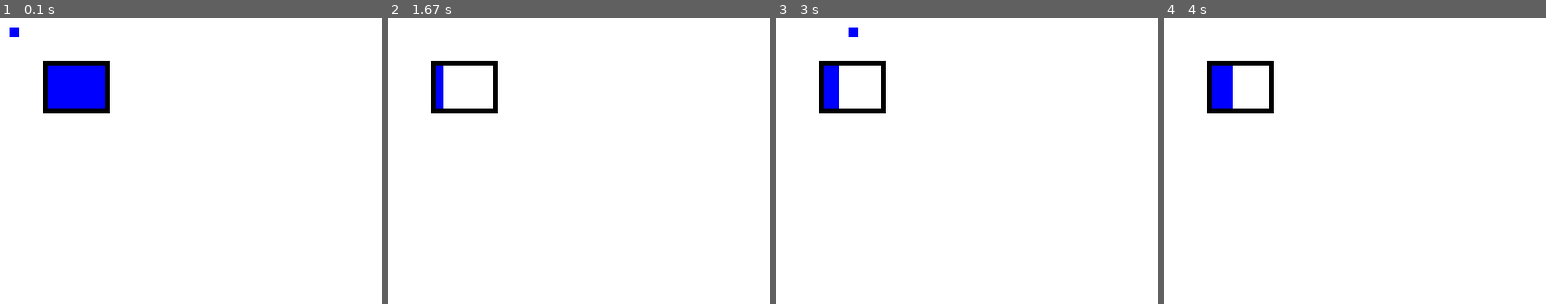
Above: before the commit, frames 1-4 (left to right).
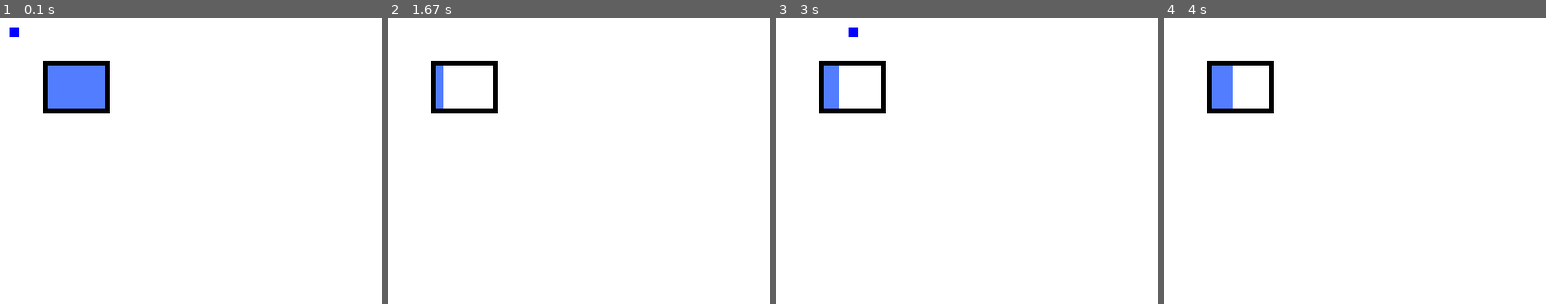
Above: after the commit, the same moments.

Repository: johannesbenjohannes/BlueSquer
Game: pygame game, started from main.py
Two runs of this game, one before a commit and one after it. Both use one fixed random seed, a clock stepped at 60 frames per second and the inputs below.
Inputs:
- Up to frame 1 (0.1 s): no input
- Up to frame 2 (1.67 s): tap Space at 0.33, 0.73, 1.03, 1.23 s; hold Right 0.67-1.13 s; hold Up 1.17-1.47 s
- Up to frame 3 (3 s): hold Down 2.57-2.87 s; tap Space at 2.63, 2.97 s; hold Left from 2.9 s (still down)
- Up to frame 4 (4 s): tap Space at 3.27, 3.4, 3.8 s; release Left at 3.3 s; hold Up 3.33-3.7 s; hold Right from 3.73 s (still down)
The pictures show only the part of the screen within x 0-50%, y 0-50%; the shares and areas given below are measured in that part.

The runs differ from the first frame. In frame 1, 2.2% of the frame differs, in the area x 12-28%, y 16-32%; in frame 2, 0.3%; in frame 3, 0.6%; in frame 4, 0.8%.

Commit message:
just so I can pull

Diff:
--- a/main.py
+++ b/main.py
@@ -14,6 +14,7 @@
 RED = (255, 0, 0)
 GREEN = (0, 255, 0)
 BLUE = (0, 0, 255)
+LIGHT_BLUE = (83,125,255)
 
 speed = 3
 
@@ -28,19 +29,16 @@
     compteur = 0
     attacking = False
     alive = True
-    compteur_attaque=0
+    compteur_attaque_ligne=0
     has_dashed = False
     compteur_dash=600
 
 
 
     fenetre = pygame.display.set_mode((LARGEUR, HAUTEUR))
-    pygame.display.set_caption("Premier projet pygame")
+    pygame.display.set_caption("Blue Squer")
     rect_y = 10
     compteur = 0
-
-    fenetre = pygame.display.set_mode((LARGEUR, HAUTEUR))
-    pygame.display.set_caption("Premier projet pygame")
     fenetre.fill(WHITE)   # Fond blanc (RGB)
 
     drawline = False
@@ -51,7 +49,7 @@
         if compteur%60==0:
             drawline = True
         if attacking:
-            compteur_attaque+=0.25
+            compteur_attaque_ligne+=0.25
         if has_dashed :
             compteur_dash+=1
         global speed
@@ -113,7 +111,7 @@
         if alive:
             pygame.draw.rect( fenetre, BLUE ,(rect_x, rect_y, 10, 10))
             pygame.draw.circle(fenetre, WHITE,(rect_x+5, rect_y+5,), 200,1)
-            pygame.draw.rect(fenetre, BLUE,(50,50,round(compteur_dash/10),50))
+            pygame.draw.rect(fenetre, LIGHT_BLUE,(50,50,round(compteur_dash/10),50))
             pygame.draw.rect(fenetre, BLACK,(45,45,70,55),5)
             if drawline:
                 if attacking ==False:
@@ -123,12 +121,12 @@
                     end_x = rect_x+2000*m.cos(rdTheta+m.pi)
                     end_y = rect_y+2000*m.sin(rdTheta+m.pi)
                 attacking = True
-                pygame.draw.line(fenetre, GREEN,(attack_x, attack_y),(end_x, end_y),round(compteur_attaque%50))
-                if compteur_attaque%10==9:
-                    pygame.draw.line(fenetre, RED,(attack_x, attack_y),(end_x, end_y),round(compteur_attaque%50))
+                pygame.draw.line(fenetre, GREEN,(attack_x, attack_y),(end_x, end_y),round(compteur_attaque_ligne%50))
+                if compteur_attaque_ligne%10==9:
+                    pygame.draw.line(fenetre, RED,(attack_x, attack_y),(end_x, end_y),round(compteur_attaque_ligne%50))
                     drawline=False
                     attacking=False
-                    compteur_attaque = 0
+                    compteur_attaque_ligne = 0
 
 
 
